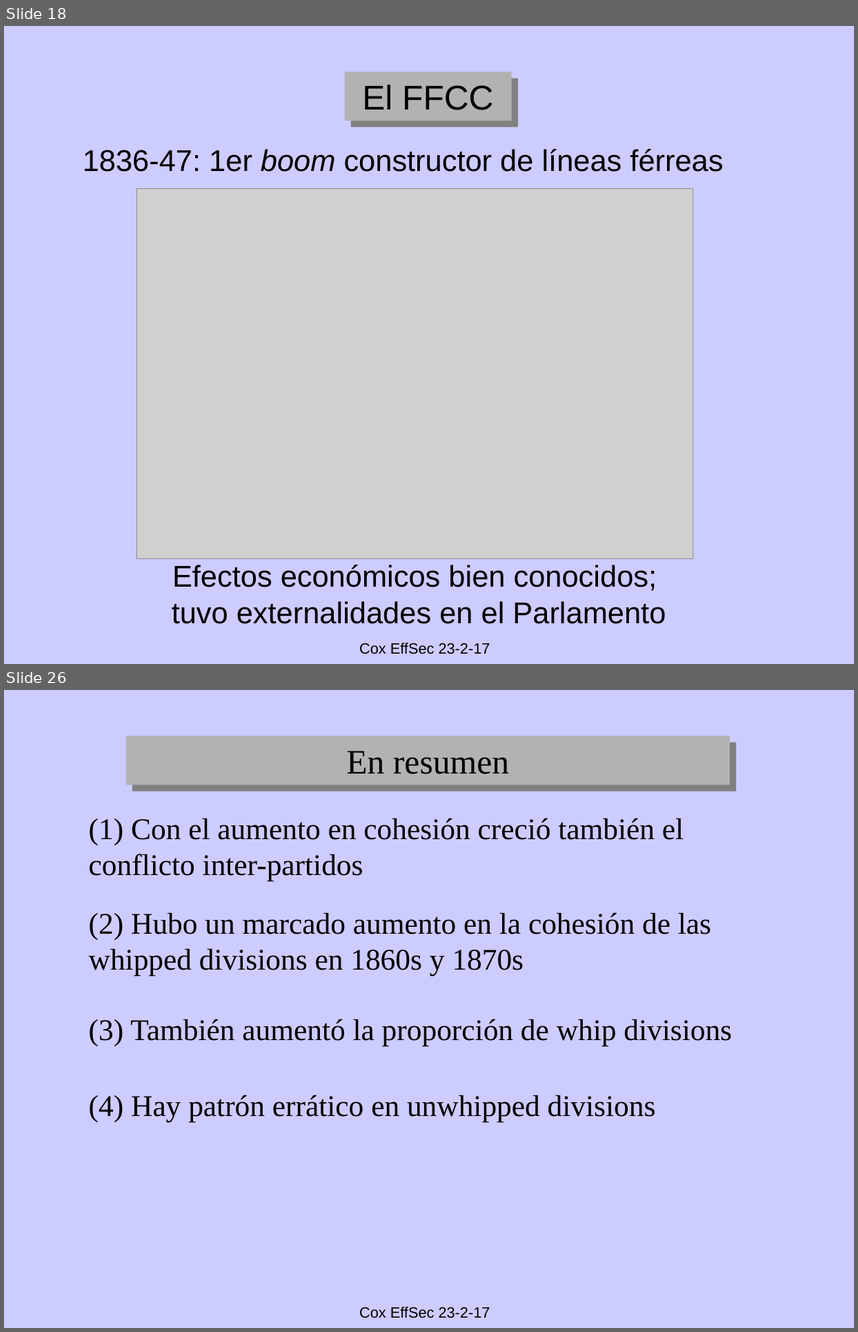
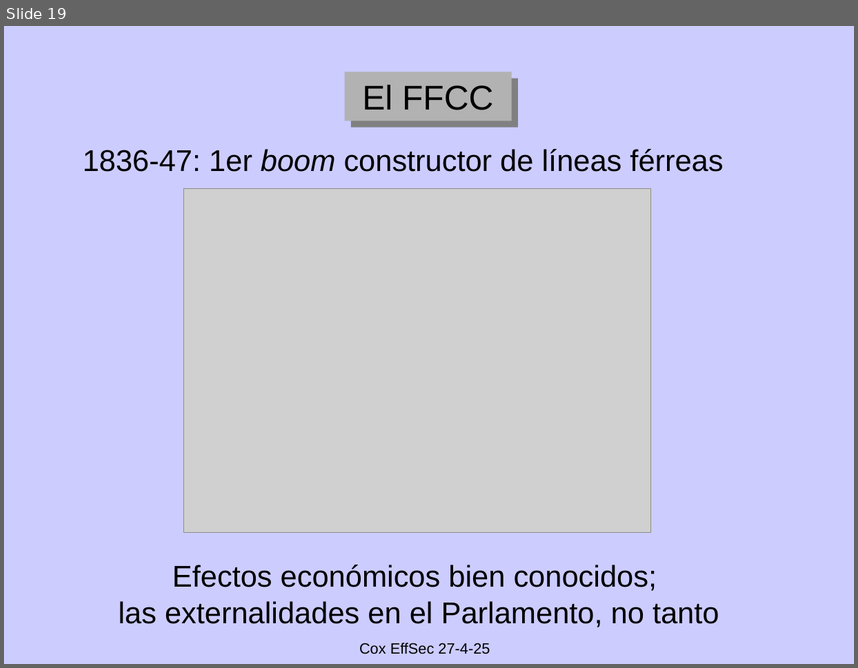
Before and after one commit to emagar/pc3, a slide deck: class/08-efficient-secret/claseEffSecret.pptx. Shown one above the other, each under a label of ours: slides 18 and 26 before the commit, slide 19 after it; the slides between them are not shown. The pictures are 858x1332 and 858x668 pixels, drawn with LibreOffice and Linux fonts; fonts in the diff are those of the drawing; grey boxes stand for pictures. Boxes give left, top, right and bottom in pixels: in the first picture for what was removed or moved away, otherwise in the second. Text is boxed around its words. In the diff, an @@ line names an element or a change of style, - is before the commit and + after.

```diff
--- a/class/08-efficient-secret/claseEffSecret.pptx
+++ b/class/08-efficient-secret/claseEffSecret.pptx
@@ slide 26 removed at bbox=[4, 690, 854, 1328], background #FFFFFF; not listed: 2 template elements that a slide beside it also shows @@
@@ rectangle removed at bbox=[126, 736, 730, 785] @@
-En resumen
@@ text removed at bbox=[89, 818, 684, 881] @@
-(1) Con el aumento en cohesión creció también el conflicto inter-partidos
@@ text removed at bbox=[89, 912, 711, 976] @@
-(2) Hubo un marcado aumento en la cohesión de las whipped divisions en 1860s y 1870s
@@ text removed at bbox=[89, 1018, 732, 1046] @@
-(3) También aumentó la proporción de whip divisions
@@ text removed at bbox=[89, 1094, 656, 1122] @@
-(4) Hay patrón errático en unwhipped divisions
@@ what was slide 18 is now slide 19 @@
@@ slide 19 changed as well @@
@@ picture: place and size @@
-picture at bbox=[136, 188, 693, 558]
+picture at bbox=[183, 189, 651, 533]
@@ text at bbox=[119, 564, 720, 627]: text changed @@
-Efectos económicos bien conocidos;
-tuvo externalidades en el Parlamento
+Efectos económicos bien conocidos;
+las externalidades en el Parlamento, no tanto
@@ text at bbox=[359, 642, 490, 654]: text changed @@
-Cox EffSec 23-2-17
+Cox EffSec 27-4-25
```
Also in this commit, not shown: 24 other slides changed, 15 slides added, 11 other slides removed, 1 other file.
